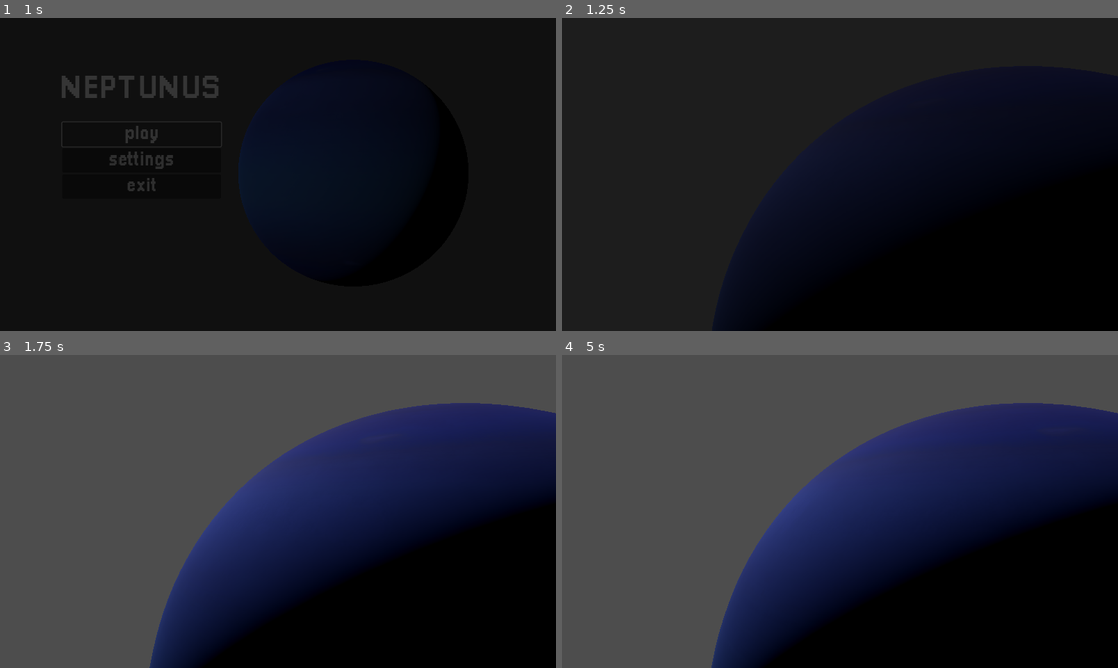
Above: before the commit, frames 1-4 (two rows, left to right).
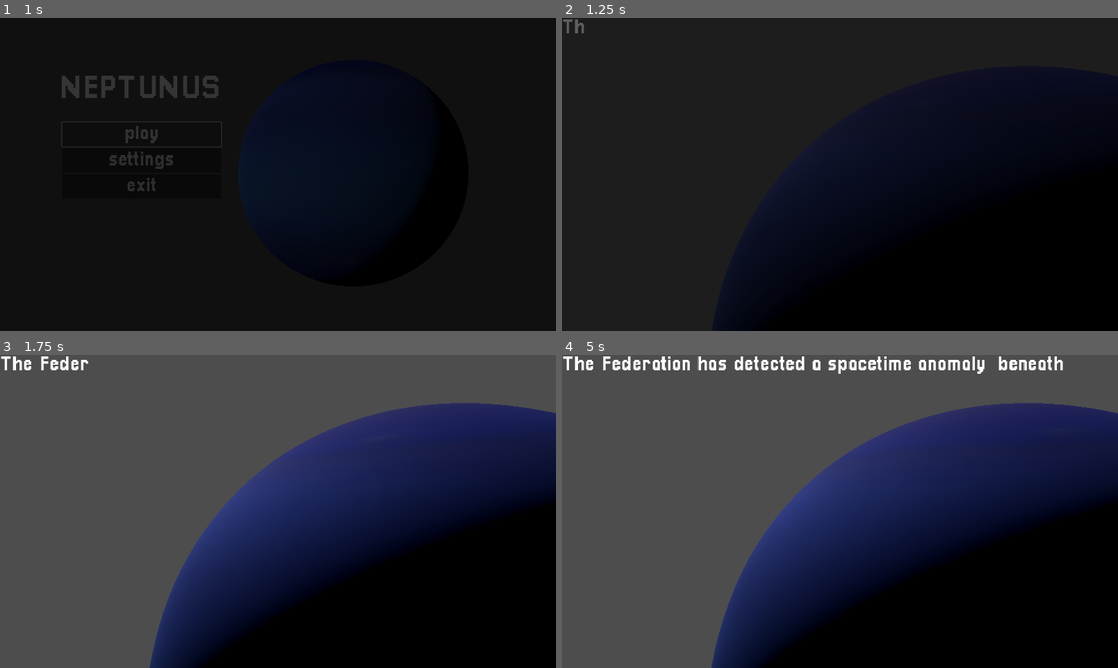
Above: after the commit, the same moments.

Repository: Kn-Ht/neptunus
Game: Godot game, scene res://scenes/mainmenu.tscn
Same seed, same stepped clock (60 frames per second), same inputs: the game is played once before the commit and once after it.
Inputs:
- Up to frame 1 (1 s): click "play" at 0.5 s
- Up to frame 2 (1.25 s): no input
- Up to frame 3 (1.75 s): no input
- Up to frame 4 (5 s): no input

Frame 1 is identical in both runs. In frame 2, less than 0.1% of the frame differs, in the area x 0-4%, y 0-5%; in frame 3, 0.3%; in frame 4, 1.9%, in the area x 0-91%, y 0-6%.

Commit message:
introscreen, fixes & begin work submarine

Diff:
--- /dev/null
+++ b/scenes/game_submarine.tscn
@@ -0,0 +1,3 @@
+[gd_scene format=3 uid="uid://c37cnb4g5k4l"]
+
+[node name="Node3D" type="Node3D"]
--- a/scenes/introscreen.tscn
+++ b/scenes/introscreen.tscn
@@ -1,7 +1,9 @@
-[gd_scene load_steps=6 format=3 uid="uid://cldimmentshdo"]
+[gd_scene load_steps=8 format=3 uid="uid://cldimmentshdo"]
 
 [ext_resource type="Texture2D" uid="uid://cplmvn8hijpse" path="res://2k_neptune.png" id="1_t8xgj"]
 [ext_resource type="Script" path="res://scripts/neptune.gd" id="2_rf2yr"]
+[ext_resource type="FontFile" uid="uid://ixtu3oa5eebd" path="res://Pixellari.ttf" id="3_22w0b"]
+[ext_resource type="Script" path="res://scripts/introtext.gd" id="4_ng5lv"]
 
 [sub_resource type="StandardMaterial3D" id="StandardMaterial3D_lyfky"]
 albedo_texture = ExtResource("1_t8xgj")
@@ -39,3 +41,35 @@
 shadow_blur = 10.0
 directional_shadow_mode = 1
 directional_shadow_max_distance = 105.9
+
+[node name="introtext" type="RichTextLabel" parent="."]
+texture_filter = 1
+offset_right = 1164.0
+offset_bottom = 670.0
+theme_override_fonts/normal_font = ExtResource("3_22w0b")
+theme_override_font_sizes/normal_font_size = 40
+text = "The Federation has detected a spacetime anomaly  beneath the surface of neptune.
+
+It is your job to find and neutralise The Anomaly.
+
+Good luck."
+visible_characters = 13
+visible_ratio = 0.0902778
+script = ExtResource("4_ng5lv")
+
+[node name="enter_btn" type="Button" parent="."]
+texture_filter = 1
+anchors_preset = 7
+anchor_left = 0.5
+anchor_top = 1.0
+anchor_right = 0.5
+anchor_bottom = 1.0
+offset_left = -128.0
+offset_top = -241.0
+offset_right = 128.0
+offset_bottom = -185.0
+grow_horizontal = 2
+grow_vertical = 0
+theme_override_fonts/font = ExtResource("3_22w0b")
+theme_override_font_sizes/font_size = 30
+text = "ENTER"
--- /dev/null
+++ b/scripts/introtext.gd
@@ -0,0 +1,25 @@
+extends RichTextLabel
+
+# Reveal the intro text slowly
+
+var text_len = 0
+var enter_btn: Button
+
+# Called when the node enters the scene tree for the first time.
+func _ready():
+	enter_btn = get_parent().get_node("enter_btn")
+	enter_btn.hide()
+	enter_btn.connect("pressed", func(): SceneTransition.change_scene("res://scenes/game_submarine.tscn"))
+	text_len = text.length()
+	visible_characters = 0
+
+var passed_time = 0.0
+const reveal_time_s = 10.0
+const reveal_btn_time_s = reveal_time_s + 1
+
+func _process(delta):
+	if passed_time < reveal_btn_time_s:
+		passed_time += delta
+		visible_characters = (passed_time / reveal_time_s) * text_len
+	else:
+		enter_btn.show()
--- a/scripts/mainmenu.gd
+++ b/scripts/mainmenu.gd
@@ -3,11 +3,11 @@
 
 # Called when the node enters the scene tree for the first time.
 func _ready():
-    var play_btn = get_node("button_container/btn_play")
-    play_btn.connect("pressed", func():
-        SceneTransition.change_scene("res://scenes/introscreen.tscn"))
-    pass # Replace with function body.
+	var play_btn = get_node("button_container/btn_play")
+	play_btn.connect("pressed", func():
+		SceneTransition.change_scene("res://scenes/introscreen.tscn"))
+	pass # Replace with function body.
 
 # Called every frame. 'delta' is the elapsed time since the previous frame.
 func _process(delta):
-    pass
+	pass
--- a/scripts/neptune.gd
+++ b/scripts/neptune.gd
@@ -4,14 +4,13 @@
 
 # Called when the node enters the scene tree for the first time.
 func _ready():
-    cast_shadow = GeometryInstance3D.SHADOW_CASTING_SETTING_DOUBLE_SIDED
-    pass # Replace with function body.
+	pass # Replace with function body.
 
 # Called every frame. 'delta' is the elapsed time since the previous frame.
 var neptune_rot = 0.0;
 func _process(delta):
-    if neptune_rot > 360.0:
-        neptune_rot = 0.0;
-    else:
-        neptune_rot += speed*delta;
-    rotation_degrees = Vector3(0,neptune_rot,0)
+	if neptune_rot >= 360.0:
+		neptune_rot = 0.0;
+	else:
+		neptune_rot += speed*delta;
+	rotation_degrees = Vector3(0,neptune_rot,0)
--- a/scripts/scene_transition.gd
+++ b/scripts/scene_transition.gd
@@ -2,7 +2,7 @@
 
 
 func change_scene(target: String):
-    $AnimationPlayer.play("dissolve")
-    await $AnimationPlayer.animation_finished
-    get_tree().change_scene_to_file(target)
-    $AnimationPlayer.play_backwards("dissolve")
+	$AnimationPlayer.play("dissolve")
+	await $AnimationPlayer.animation_finished
+	get_tree().change_scene_to_file(target)
+	$AnimationPlayer.play_backwards("dissolve")
Not shown, added: assets/bg/stars.png.import
Not shown, added: assets/bg/starsmap.jpg.import
Not shown, added: assets/fonts/Pixellari.ttf.import
Not shown, added: assets/fonts/doomed.ttf.import
Not shown, added: assets/models/neptune.obj.import
Not shown, added: assets/textures/2k_neptune.png.import
Binary file added: assets/textures/2k_stars.jpg
Not shown, added: assets/textures/2k_stars.jpg.import
Not shown, added: .DS_Store
Not shown, changed: .gitignore
